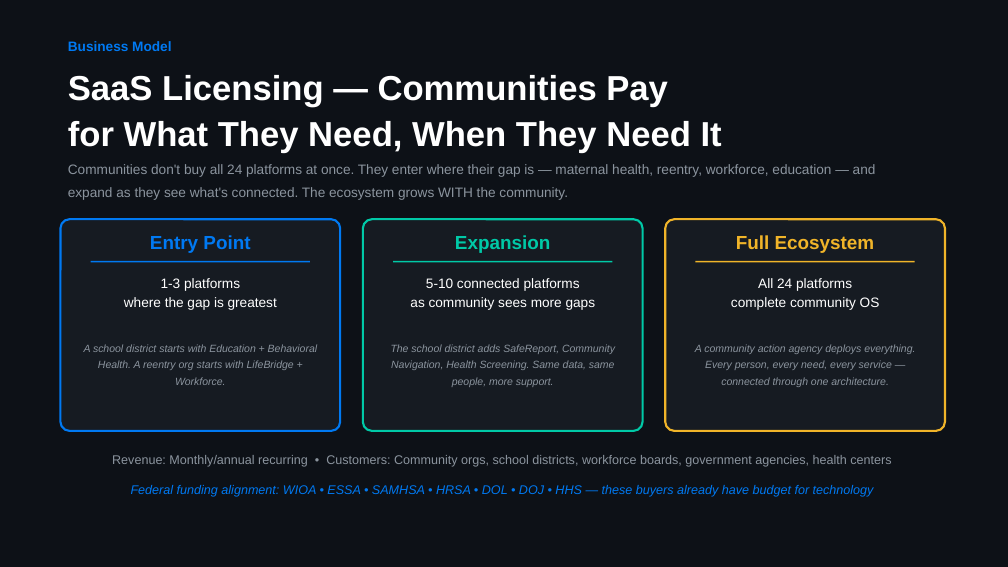
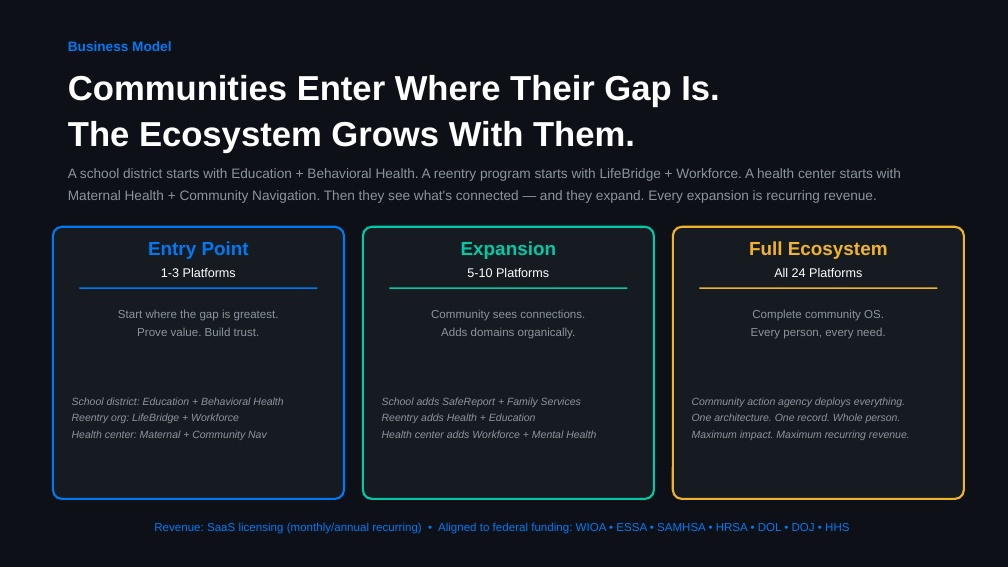
Before and after one commit to mrterryflood-ui/Thriveup, a slide deck: slide 8 of docs/pitches/ThriveUp-The-Pitch-by-Deel-2026.pptx. Drawn at 1008x567 pixels with LibreOffice and Linux fonts; fonts in the diff are those of the drawing. Boxes give left, top, right and bottom in pixels: in the first picture for what was removed or moved away, otherwise in the second. Text is boxed around its words. In the diff, an @@ line names an element or a change of style, - is before the commit and + after.

```diff
--- a/docs/pitches/ThriveUp-The-Pitch-by-Deel-2026.pptx
+++ b/docs/pitches/ThriveUp-The-Pitch-by-Deel-2026.pptx
@@ text at <box>68,75,719,153</box>: text changed @@
-SaaS Licensing — Communities Pay
-for What They Need, When They Need It
+Communities Enter Where Their Gap Is.
+The Ecosystem Grows With Them.
@@ text at <box>68,168,901,203</box>: text changed @@
-Communities don't buy all 24 platforms at once. They enter where their gap is — maternal health, reentry, workforce, education — and expand as they see what's connected. The ecosystem grows WITH the community.
+A school district starts with Education + Behavioral Health. A reentry program starts with LifeBridge + Workforce. A health center starts with Maternal Health + Community Navigation. Then they see what's connected — and they expand. Every expansion is recurring revenue.
@@ text "Entry Point": place and size @@
-text "Entry Point" at <box>150,235,250,253</box>
+text "Entry Point" at <box>148,241,249,259</box>
@@ rounded rectangle: place and size @@
-rounded rectangle at <box>60,219,340,431</box>
+rounded rectangle at <box>53,227,344,499</box>
@@ text "Expansion": place and size @@
-text "Expansion" at <box>455,235,550,253</box>
+text "Expansion" at <box>461,241,556,259</box>
@@ rounded rectangle: place and size @@
-rounded rectangle at <box>363,219,643,431</box>
+rounded rectangle at <box>363,227,654,499</box>
@@ proportions changed in 3 elements at <box>53,227,344,499</box>, <box>363,227,654,499</box>, <box>673,227,964,499</box> @@
@@ text "Full Ecosystem": place and size @@
-text "Full Ecosystem" at <box>736,235,875,253</box>
+text "Full Ecosystem" at <box>749,241,888,259</box>
@@ rounded rectangle: place and size @@
-rounded rectangle at <box>665,219,945,431</box>
+rounded rectangle at <box>673,227,964,499</box>
@@ text added at <box>161,268,236,277</box>, 12 pt, text #FFFFFF @@
+1-3 Platforms
@@ text at <box>467,268,549,277</box>: text changed; size 13 to 12 pt @@
-5-10 connected platforms
-as community sees more gaps
+5-10 Platforms
@@ text at <box>774,268,862,277</box>: text changed; size 13 to 12 pt @@
-All 24 platforms
-complete community OS
+All 24 Platforms
@@ rectangle: place and size @@
-rectangle at <box>91,261,310,262</box>
+rectangle at <box>79,287,318,289</box>
@@ rectangle: place and size @@
-rectangle at <box>393,261,613,262</box>
+rectangle at <box>389,287,628,289</box>
@@ rectangle: place and size @@
-rectangle at <box>696,261,915,262</box>
+rectangle at <box>699,287,938,289</box>
@@ text at <box>118,309,279,336</box>: text changed; size 13 to 11 pt; text colour #FFFFFF to #8B949E @@
-1-3 platforms
-where the gap is greatest
+Start where the gap is greatest.
+Prove value. Build trust.
@@ text added at <box>431,310,585,339</box>, 11 pt, text #8B949E @@
+Community sees connections.
+Adds domains organically.
@@ text at <box>751,309,886,339</box>: text changed; size 10 to 11 pt; italic off @@
-A community action agency deploys everything. Every person, every need, every service — connected through one architecture.
+Complete community OS.
+Every person, every need.
@@ text removed at <box>391,344,615,387</box> @@
-The school district adds SafeReport, Community Navigation, Health Screening. Same data, same people, more support.
@@ text at <box>72,397,283,440</box>: text changed @@
-A school district starts with Education + Behavioral Health. A reentry org starts with LifeBridge + Workforce.
+School district: Education + Behavioral Health
+Reentry org: LifeBridge + Workforce
+Health center: Maternal + Community Nav
@@ text added at <box>382,397,596,438</box>, 10 pt, text #8B949E, italic @@
+School adds SafeReport + Family Services
+Reentry adds Health + Education
+Health center adds Workforce + Mental Health
@@ text added at <box>692,397,910,440</box>, 10 pt, text #8B949E, italic @@
+Community action agency deploys everything.
+One architecture. One record. Whole person.
+Maximum impact. Maximum recurring revenue.
@@ text removed at <box>112,455,891,467</box> @@
-Revenue: Monthly/annual recurring • Customers: Community orgs, school districts, workforce boards, government agencies, health centers
@@ text at <box>154,522,849,534</box>: text changed; size 12 to 11 pt; italic off @@
-Federal funding alignment: WIOA • ESSA • SAMHSA • HRSA • DOL • DOJ • HHS — these buyers already have budget for technology
+Revenue: SaaS licensing (monthly/annual recurring) • Aligned to federal funding: WIOA • ESSA • SAMHSA • HRSA • DOL • DOJ • HHS
```
Also in this commit, not shown: 6 other slides changed, 2 slides added, 2 slides removed, 2 other files.
